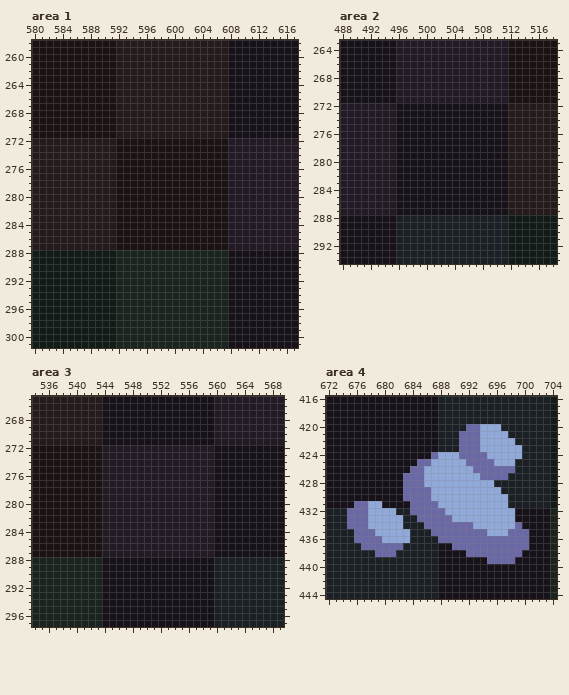
Pixel-art file, stored at assets/sprites/atlas/env.ase. The picture above is the old version.
736x736 pixels, 1 frame. Colours within 5 levels of each other are drawn and written as one. Shown: area 1: x 580..617, y 258..301; area 2: x 488..518, y 263..294; area 3: x 534..569, y 265..297; area 4: x 672..704, y 416..444. The commit also changed other parts of the picture, which this record leaves out.
New version:
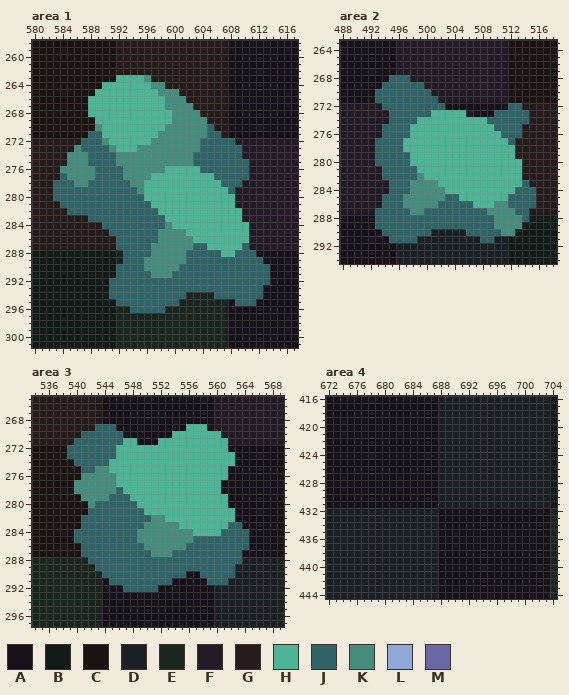
Palette (. is transparent): A #171219  B #131b18  C #1b1313  D #1b2025  E #1b251f  F #221b25  G #251b1b  H #4db595  J #306365  K #468d7d  L #91a9d9  M #6b69a5
Changes in this commit:
Changed rows in their new state; - is an unchanged pixel.
Area 1, layer "env":
first column x 583:
263 ---------HHHHK-----------------
264 -------HHHHHHHKK---------------
265 ------HHHHHHHHHKKK-------------
266 -----HHHHHHHHHHHKKK------------
267 -----HHHHHHHHHHHKKKK-----------
268 -----HHHHHHHHHHHHKKKK----------
269 ------HHHHHHHHHHHKKKKK---------
270 ------KHHHHHHHHHKKKKKKJ--------
271 -----JJHHHHHHHHKKKKKKKJJ-------
272 ----JJJKHHHHHHKKKKKKKJJJJJ-----
273 ---KJJJJKHHHKKKKKKKKKJJJJJJ----
274 --KKKJJJJKKKKKKKKKKKJJJJJJJ----
275 --KKKJJJJKKKKKKKKKKKJJJJJJJJ---
276 -KKKKKJJJJKKKKKKHHHHHJJJJJJJ---
277 -JKKKKJJJJKKKKHHHHHHHHHJJJJJ---
278 JJJKKJJJJJJKKHHHHHHHHHHHJJJ----
279 JJJJJJJJJJJJKHHHHHHHHHHHHJ-----
280 JJJJJJJJJJJJJHHHHHHHHHHHHH-----
281 -JJJJJJJJJJJJJHHHHHHHHHHHH-----
282 --JJJJJJJJJJJJJHHHHHHHHHHHH----
283 -----JJJJJJJJJJJHHHHHHHHHHH----
284 -------JJJJJJJJJKHHHHHHHHHHH---
285 --------JJJJJJJKKKKHHHHHHHHH---
286 ---------JJJJJJKKKKKHHHHHHHH---
287 ---------JJJJJKKKKKKJJHHHHHJ---
288 ----------JJJJKKKKKJJJJJHHJJJ--
289 ----------JJJKKKKKKJJJJJJJJJJJ-
290 ---------JJJJKKKKKJJJJJJJJJJJJJ
291 ---------JJJJJKKKJJJJJJJJJJJJJJ
292 --------JJJJJJJJJJJJJJJJJJJJJJJ
293 --------JJJJJJJJJJJJJJJJJJJJJJ-
294 --------JJJJJJJJJJJ----JJJJJJJ-
295 ---------JJJJJJJJJ--------JJJ--
296 -----------JJJJJ---------------
Area 2, layer "env":
first column x 493:
268 --JJJ------------------
269 -JJJJJJ----------------
270 JJJJJJJJ---------------
271 JJJJJJJJJ--------------
272 -JJJJJJJJJ---------JJ--
273 --JJJJJJHHHHHF---JJJJJ-
274 --JJJJHHHHHHHHHHJJJJJJ-
275 -JJJJHHHHHHHHHHHHJJJJ--
276 -JJJJHHHHHHHHHHHHHJJJ--
277 JJJJHHHHHHHHHHHHHHHJ---
278 JJJJHHHHHHHHHHHHHHHH---
279 JJJJJHHHHHHHHHHHHHHH---
280 JJJJJHHHHHHHHHHHHHHHH--
281 -JJJJJHHHHHHHHHHHHHHH--
282 -JJJJJKHHHHHHHHHHHHHH--
283 --JJJKKKKHHHHHHHHHHHHJ-
284 --JJJKKKKKHHHHHHHHHHJJJ
285 -JJJKKKKKKJJHHHHHHHJJJJ
286 -JJJKKKKKJJJJJHHHKKJJJJ
287 JJJJJKKJJJJJJJJJKKKKJJ-
288 JJJJJJJJJJJJJJJJJKKKKJ-
289 JJJJJJJJJJJJJJJJJKKKK--
290 -JJJJJJJ-----JJJJJKK---
291 --JJJJ---------JJ------
Area 3, layer "env":
first column x 539:
269 ----JJJ----------HHH------
270 --JJJJJJ-------HHHHHHH----
271 -JJJJJJJHH---HHHHHHHHHH---
272 JJJJJJJHHHHHHHHHHHHHHHH---
273 JJJJJJJHHHHHHHHHHHHHHHHH--
274 -JJJJJHHHHHHHHHHHHHHHHHH--
275 --JJKKHHHHHHHHHHHHHHHHH---
276 --KKKKKHHHHHHHHHHHHHHHH---
277 -KKKKKKHHHHHHHHHHHHHHH----
278 -KKKKKKJHHHHHHHHHHHHHH----
279 --KKKKJJJHHHHHHHHHHHHHH---
280 ---KJJJJJJHHHHHHHHHHHHH---
281 ---JJJJJJJJHHHHHHHHHHHHH--
282 --JJJJJJJJJJKKHHHHHHHHHH--
283 --JJJJJJJJJKKKKKHHHHHHHJJ-
284 -JJJJJJJJJKKKKKKKKHHHHJJJJ
285 -JJJJJJJJJKKKKKKKKJJJJJJJJ
286 --JJJJJJJJJKKKKKKJJJJJJJJJ
287 --JJJJJJJJJJKKKJJJJJJJJJJ-
288 ---JJJJJJJJJJJJJJJJJJJJJJ-
289 ----JJJJJJJJJJJJJJJJJJJJ--
290 -----JJJJJJJJJJJJ--JJJJJ--
291 ------JJJJJJJJJ-----JJJ---
292 --------JJJJJ-------------
Area 4, layer "env":
first column x 675:
420 -----------------DDDDD----
421 ----------------DDDDDDD---
422 ----------------DDDDDDDD--
423 ----------------DDDDDDDDD-
424 ------------ADDDDDDDDDDDD-
425 ----------AAADDDDDDDDDDD--
426 ---------AAAADDDDDDDDDDD--
427 --------AAAAADDDDDDDDDD---
428 --------AAAAADDDDDDDD-----
429 --------AAAAADDDDDDDDD----
430 --------AAAAADDDDDDDDDD---
431 -AAAA----AAAADDDDDDDDDD---
432 DDDDDDD--DDDDAAAAAAAAAAA--
433 DDDDDDDD--DDDAAAAAAAAAAA--
434 DDDDDDDD---DDAAAAAAAAAAAA-
435 -DDDDDDDD---DAAAAAAAAAAAAA
436 -DDDDDDDD----AAAAAAAAAAAAA
437 --DDDDDD-------AAAAAAAAAAA
438 ----DDD----------AAAAAAAA-
439 --------------------AAAA--
Pixel boxes of the changes (left, top, right, bottom) in both pictures:
changed: (53, 75, 270, 313)
changed: (375, 75, 536, 243)
changed: (67, 424, 249, 592)
changed: (347, 424, 529, 564)
